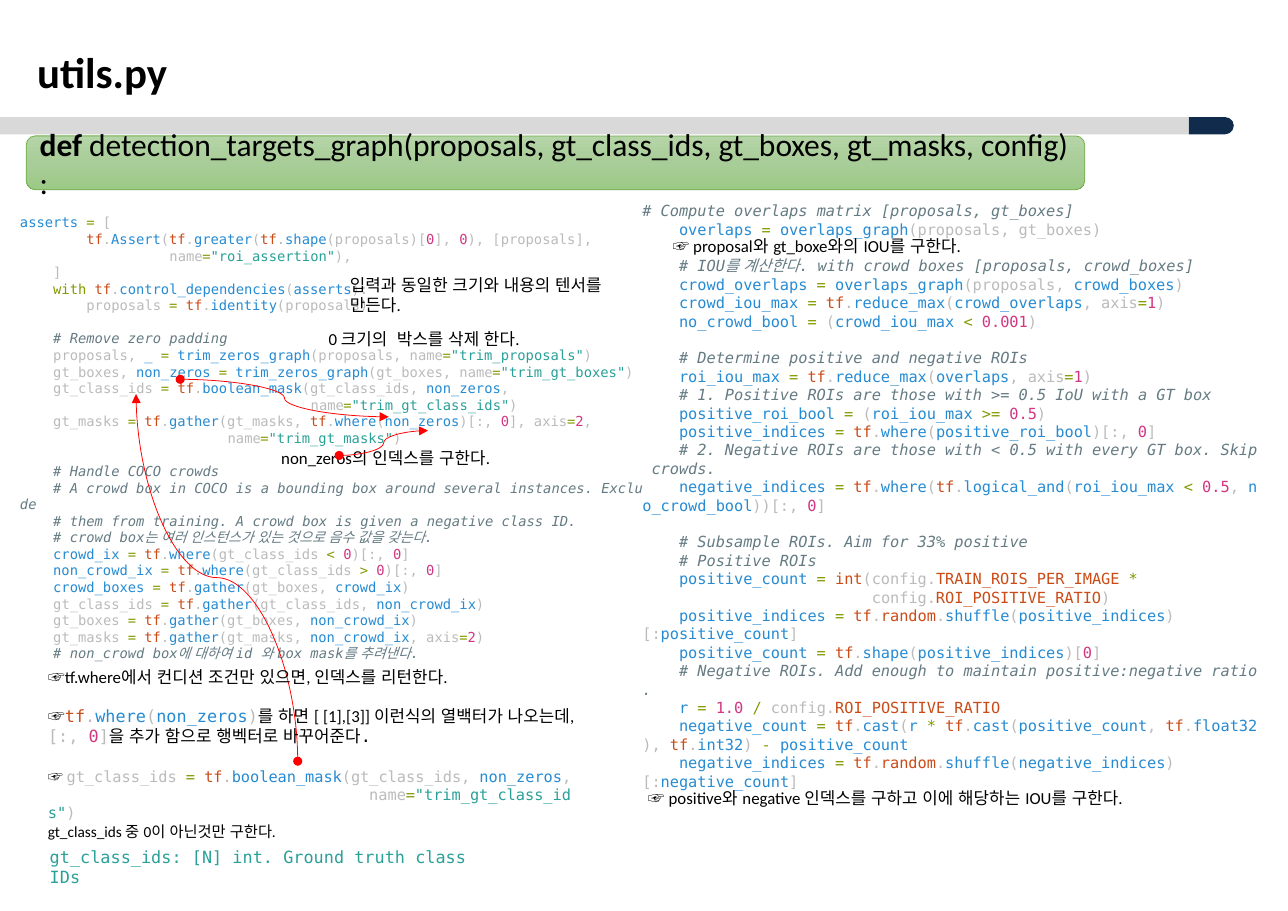
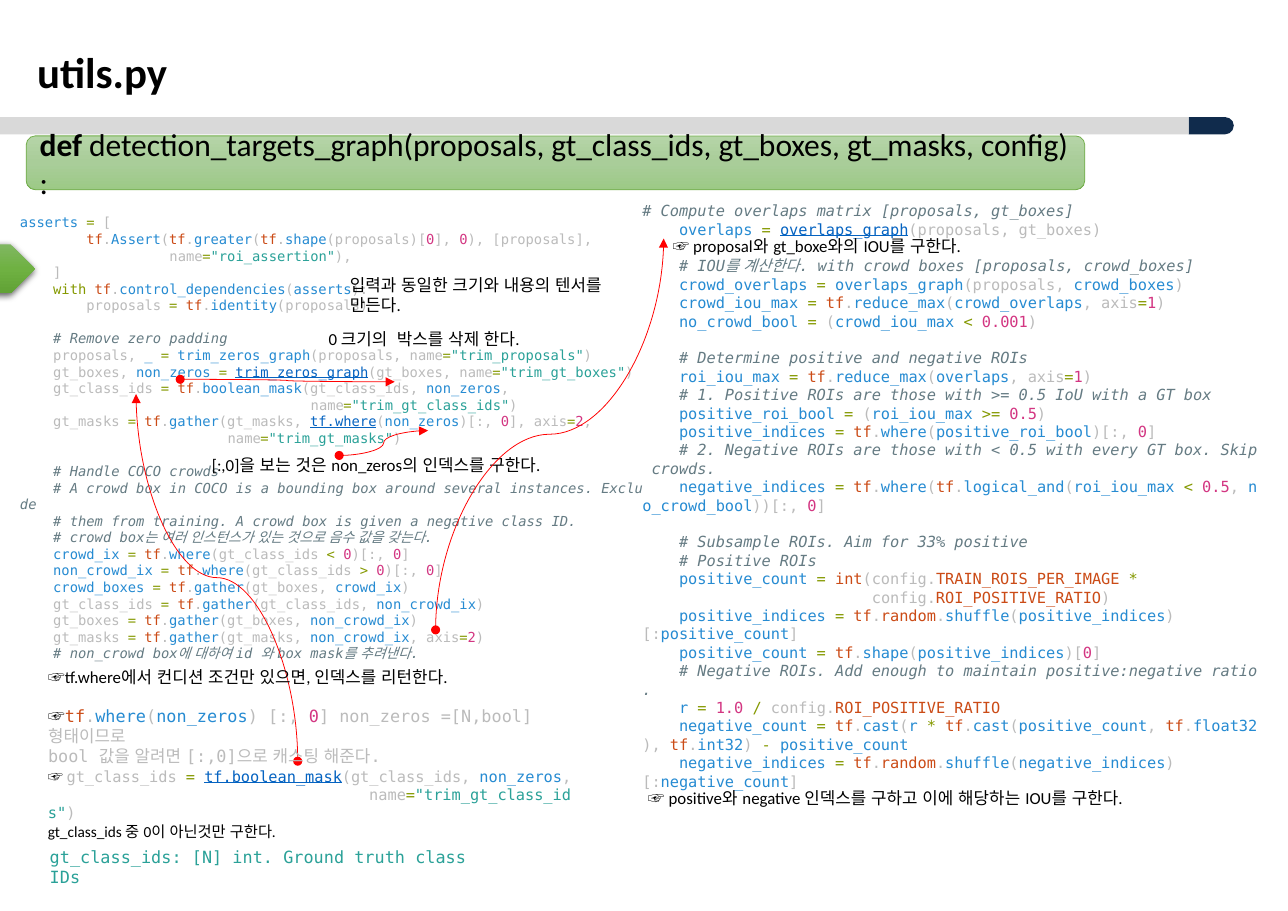
Before and after one commit to ksyoon70/Mask-RCNN-TF2, a slide deck: slide 32 of Masked-RCNN_분석_V1.0.pptx (slide 31 before the commit). Drawn at 1288x911 pixels with LibreOffice and Linux fonts; fonts in the diff are those of the drawing; background and template pictures are left out. Boxes give left, top, right and bottom in pixels: in the first picture for what was removed or moved away, otherwise in the second. Text is boxed around its words. In the diff, an @@ line names an element or a change of style, - is before the commit and + after.

Commit message:
수정 [M030]
 - ppt 수정 보강
 - 테스트 코드 추가

```diff
--- a/Masked-RCNN_분석_V1.0.pptx
+++ b/Masked-RCNN_분석_V1.0.pptx
@@ curved double arrow added from (435, 630) to (663, 238), #FF0000 0.5 pt @@
@@ text at (679, 223, 1102, 239): text colour #268BD2 to #0563C1, underline on in "overlaps_graph(proposals," @@
@@ pentagon arrow added at (0, 245, 35, 293), fill gradient #81B861 to #6FB242 to #62A336 @@
@@ text at (53, 365, 633, 430): text colour #268BD2 to #0563C1, underline on in "trim_zeros_graph(gt_boxes,", "tf.where(non_zeros)[:,"; text colour #CB4B16 to #0563C1, text colour #BBBBBB to #0563C1 in "tf.where(non_zeros)[:," @@
@@ curved double arrow moved from (181, 379) - (389, 416) to (181, 379) - (394, 381) @@
@@ text at (212, 454, 540, 476): text changed @@
-non_zeros의 인덱스를 구한다.
+[:,0]을 보는 것은 non_zeros의 인덱스를 구한다.
@@ text at (48, 709, 532, 766): text changed; text colour #000000 to #BBBBBB @@
-☞tf.where(non_zeros)를 하면 [ [1],[3]] 이런식의 열백터가 나오는데, [:, 0]을 추가 함으로 행벡터로 바꾸어준다.
+☞tf.where(non_zeros) [:, 0] non_zeros =[N,bool] 형태이므로
+bool 값을 알려면 [:,0]으로 캐스팅 해준다.
@@ text at (67, 770, 571, 786): text colour #CB4B16 to #0563C1, text colour #BBBBBB to #0563C1, text colour #268BD2 to #0563C1, underline on in "tf.boolean_mask(gt_class_ids," @@
```
Also in this commit, not shown: 24 other slides changed, 12 slides added, 3 slides removed, 2 other files.
